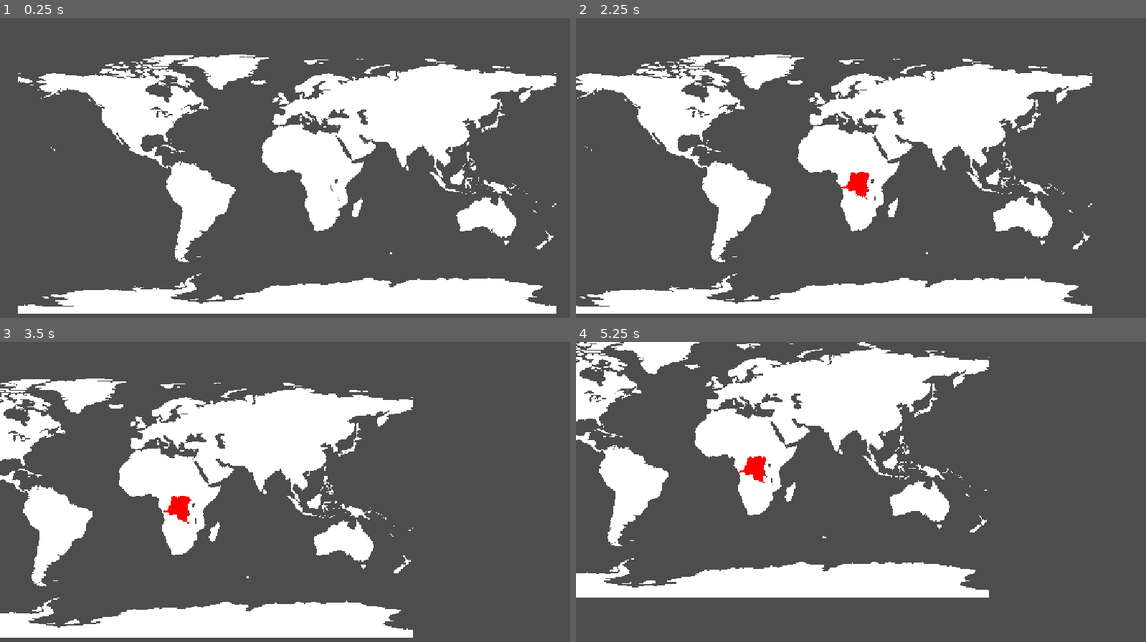
Above: before the commit, frames 1-4 (two rows, left to right).
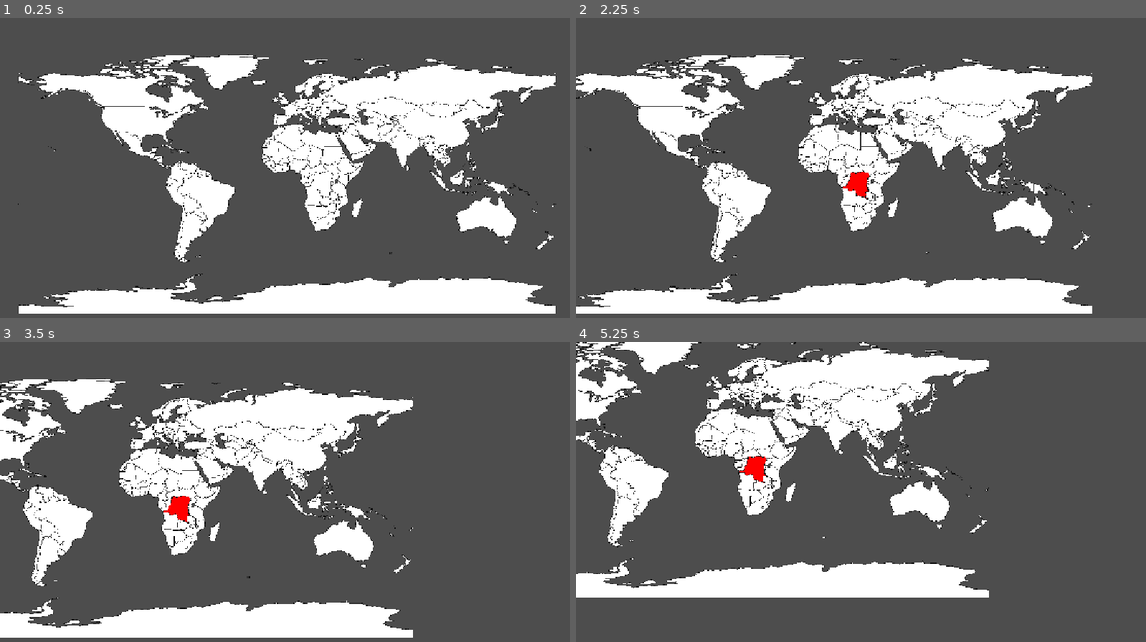
Above: after the commit, the same moments.

Repository: gixerl/OnlyLands
Game: Godot game, scene res://Scenes/map.tscn
Same seed, same stepped clock (60 frames per second), same inputs: the game is played once before the commit and once after it. This scene is started directly instead of the project's main scene.
Inputs (mouse positions are in pixels of both pictures, inside the frame that each line leads up to):
- Up to frame 1 (0.25 s): no input
- Up to frame 2 (2.25 s): tap Enter at 0.5, 2 s; drag from (861, 180) to (918, 108) at 0.52 s; tap Space at 1.25 s; drag from (861, 180) to (832, 243) at 1.27 s; move the mouse to (861, 180) at 2.02 s; hold D (camera_move_right) from 2.03 s (still down); click (861, 180) at 2.17 s
- Up to frame 3 (3.5 s): release D (camera_move_right) at 2.75 s; drag from (148, 504) to (114, 456) at 2.77 s
- Up to frame 4 (5.25 s): tap Space at 3.5, 5 s; drag from (718, 504) to (889, 504) at 3.52 s; tap Enter at 4.25 s; drag from (718, 504) to (775, 423) at 4.27 s; move the mouse to (718, 504) at 5.02 s; hold S (camera_move_down) from 5.03 s (still down); click (718, 504) at 5.17 s

The runs differ from the first frame. In frame 1, 2.5% of the frame differs, in the area x 3-98%, y 12-99%; in frame 2, 2.5%; in frame 3, 2.3%; in frame 4, 2.2%.

Commit message:
Country Names
-added all correct Country Names on Area2d Node

-added Borders

Diff:
--- a/Scenes/map.gd
+++ b/Scenes/map.gd
@@ -1,13 +1,28 @@
 extends Node2D
-var file_path = "res://Assets/Map/countries-nodes.txt"
+var nodes_path = "res://Assets/Map/countries-nodes.txt"
 var country_scene = preload("res://Scenes/country.tscn")
+var attributes_path = "res://Assets/Map/countries-attributes.txt"
+var names = {}
 
 func _ready() -> void:
-	var file = FileAccess.open(file_path,FileAccess.READ)
+	var nodes = FileAccess.open(nodes_path,FileAccess.READ)
+	var attributes = FileAccess.open(attributes_path, FileAccess.READ)
 	var polygons = {}
 
-	while not file.eof_reached():
-		var line = file.get_line()
+	#set up Names Dictionary
+	while not attributes.eof_reached():
+		var line = attributes.get_line()
+		var parts = line.split(",")
+		var shapeid = 0
+		if parts.size() < 10:
+			continue
+		shapeid=parts[0].to_int()
+		var name = parts[19]
+		names[shapeid] = name
+
+	#set up polygons Dictionary
+	while not nodes.eof_reached():
+		var line = nodes.get_line()
 		var parts = line.split(",")
 		var shapeid = 0
 		var partid = 0
@@ -29,7 +44,7 @@
 
 func create_shape(shapeid,parts):
 	var shape_area=country_scene.instantiate()
-	shape_area.name = str(shapeid)
+	shape_area.name = names[shapeid]
 	add_child(shape_area)
 
 	for partid in range(parts.size()):
@@ -46,5 +61,13 @@
 	collision_polygon.polygon=unique_points
 	collision_polygon.name= str(partid)
 
+	var line = Line2D.new()
+	line.points=unique_points
+	line.name= str(partid)
+	line.modulate = Color(0,0,0,0.8)
+	line.width = 0.3
+	line.closed=true
+
 	parent_node.add_child(polygon)
 	parent_node.add_child(collision_polygon)
+	parent_node.add_child(line)
--- a/Scripts/camera_2d.gd
+++ b/Scripts/camera_2d.gd
@@ -18,7 +18,7 @@
 	if Input.is_action_pressed("camera_zoom_out"):
 		zoomTarget = zoom*0.9
 
-	if zoomTarget.x < 20 && zoomTarget.x >= 3:
+	if zoomTarget.x < 50 && zoomTarget.x >= 3:
 		zoom = zoom.slerp(zoomTarget, zoomSpeed * delta)
 	else:
 		zoomTarget = zoomTargetBefore
Not shown, changed: Assets/Map/countries-attributes.txt
Not shown, changed: README.md
